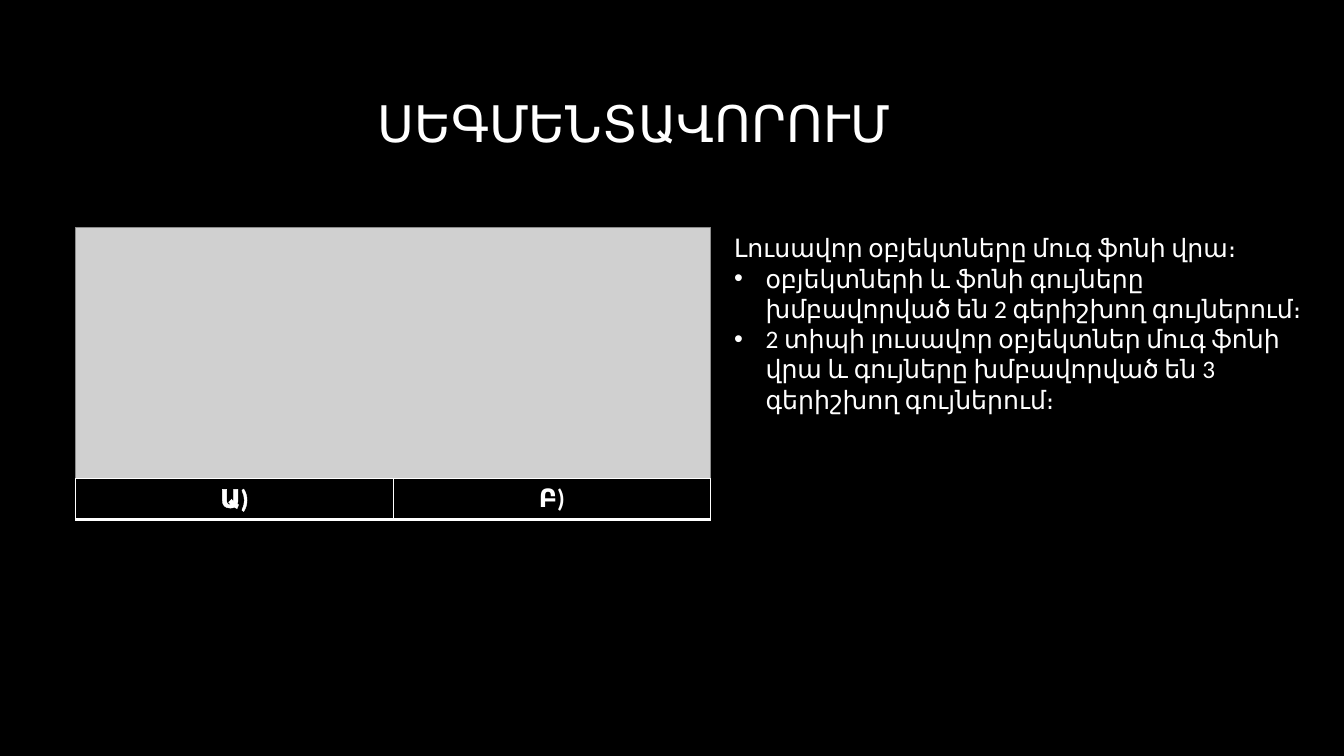
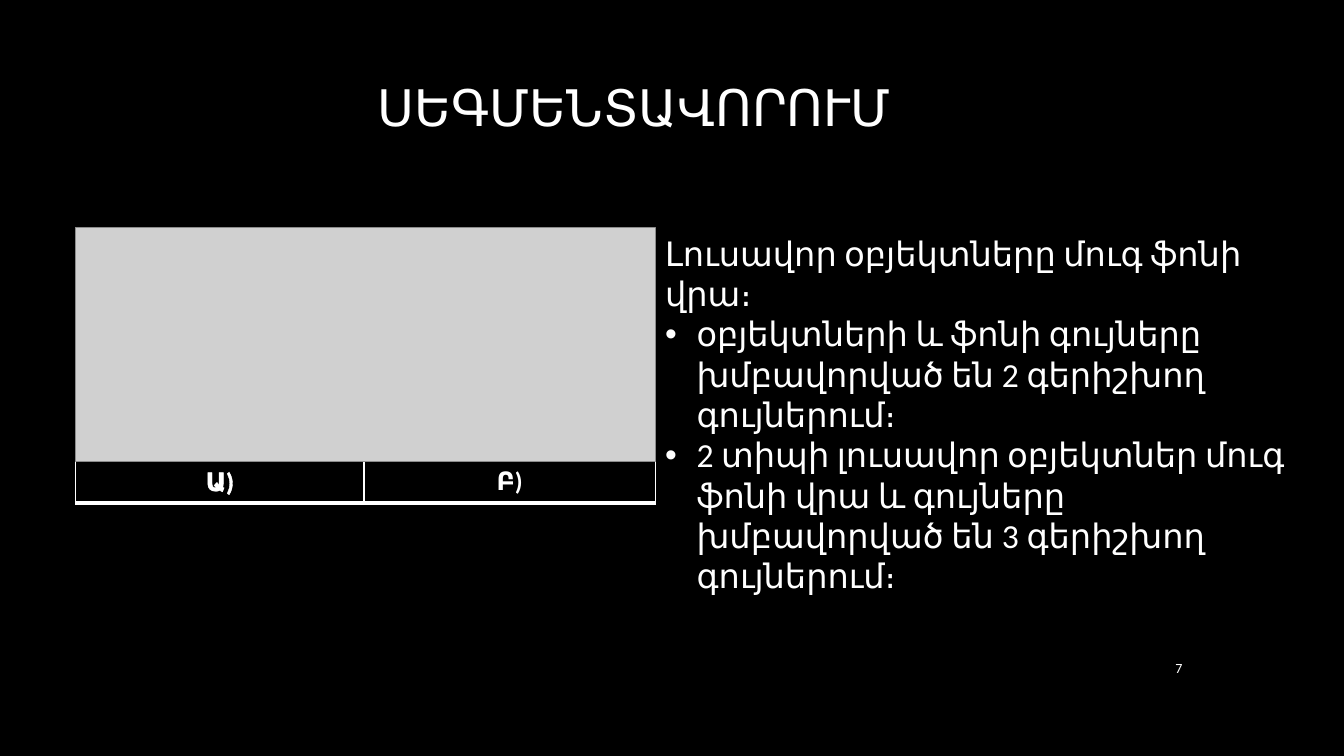
Before and after one commit to CGevorg/OpenKrypton, a slide deck: slide 7 of presentation/Presentation.pptx. Drawn at 1344x756 pixels with LibreOffice and Linux fonts; fonts in the diff are those of the drawing; grey boxes stand for pictures; background and template pictures are left out. Boxes give left, top, right and bottom in pixels: in the first picture for what was removed or moved away, otherwise in the second. Text is boxed around its words. In the diff, an @@ line names an element or a change of style, - is before the commit and + after.

```diff
--- a/presentation/Presentation.pptx
+++ b/presentation/Presentation.pptx
@@ title "ՍԵԳՄԵՆՏԱՎՈՐՈՒՄ": place and size @@
-title "ՍԵԳՄԵՆՏԱՎՈՐՈՒՄ" at (377, 104, 890, 144)
+title "ՍԵԳՄԵՆՏԱՎՈՐՈՒՄ" at (378, 88, 891, 128)
@@ picture: place and size @@
-picture at (76, 228, 711, 479)
+picture at (76, 228, 655, 462)
@@ text "Լուսավոր օբյեկտները մուգ ֆոնի վրա։": place and size @@
-text "Լուսավոր օբյեկտները մուգ ֆոնի վրա։" at (734, 238, 1302, 415)
+text "Լուսավոր օբյեկտները մուգ ֆոնի վրա։" at (665, 240, 1284, 595)
@@ text "Լուսավոր օբյեկտները մուգ ֆոնի վրա։" at (665, 240, 1284, 595): size 18 to 24 pt @@
@@ table: place and size @@
-table at (76, 479, 711, 520)
+table at (76, 462, 655, 503)
@@ page number added at (1175, 664, 1182, 673), 10 pt, text #FFFFFF @@
+7
```
Also in this commit, not shown: 15 other slides changed, 2 slides added, 1 slide removed.
